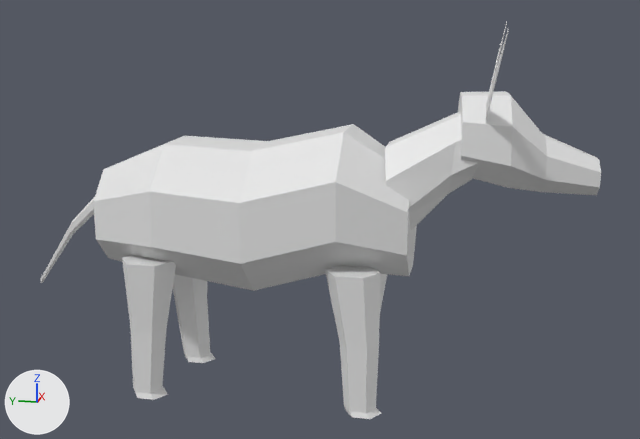
Before and after pictures for a commit that changed the OBJ model data/animals/boi/eat/4.obj.
Camera for both pictures: a 50 mm camera at (-3.29, -0.89, 1.52) aimed at (0.02, -0.23, 0.7). The axes (+X, +Y, +Z) are drawn at lower left. The lights are the same throughout. The older version comes first. Where no turn or scale is listed for an object, it has been applied to the vertices.

Objects in the first picture: 'boi_eat_4'.
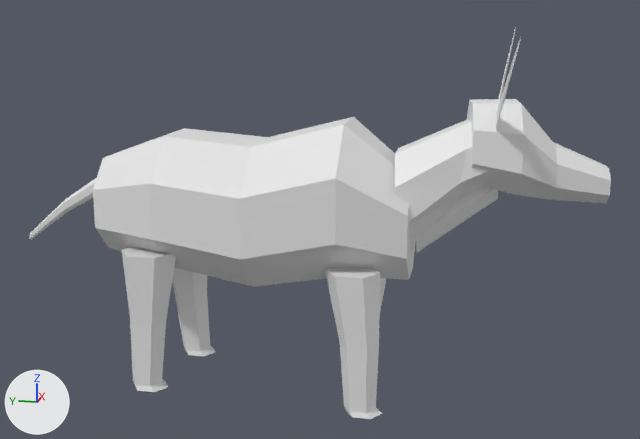
The change, as a diff of the scene's bpy script:
```diff
--- a/data/animals/boi/eat/4.obj.py
+++ b/data/animals/boi/eat/4.obj.py
@@ me_boi_eat_4 @@
 # used by ob_boi_eat_4; location = (0.0, 0.0, 0.0)
-me_boi_eat_4.from_pydata(...)  # 266 vertices, 492 faces; spans x -0.52..0.55, y -1.27..0.93, z 0.0..1.45
+me_boi_eat_4.from_pydata(...)  # 278 vertices, 512 faces; spans x -0.52..0.56, y -1.31..0.97, z 0.0..1.42
+# me_boi_eat_4 part 1: the loose piece of 26 vertices spanning x -0.28..-0.11, y 0.29..0.51, z 0.0..0.56 is moved by (0.0, 0.0, 0.03)
+# me_boi_eat_4 part 2: the loose piece of 26 vertices spanning x 0.11..0.28, y 0.27..0.51, z 0.0..0.56 is moved by (0.0, 0.0, 0.03)
+# me_boi_eat_4 part 3: the loose piece of 26 vertices spanning x -0.16..0.16, y -0.91..-0.49, z 0.64..1.17 is moved by (0.0, -0.04, -0.03)
+# me_boi_eat_4 part 4: the loose piece of 34 vertices spanning x -0.15..0.2, y -1.27..-0.74, z 0.83..1.2 is moved by (0.01, -0.04, -0.03)
+# me_boi_eat_4 part 5: the loose piece of 20 vertices spanning x -0.52..-0.09, y -0.91..-0.85, z 1.1..1.45 is moved by (0.0, -0.04, -0.03)
+# me_boi_eat_4 part 6: the loose piece of 20 vertices spanning x 0.12..0.55, y -0.91..-0.85, z 1.1..1.45 is moved by (0.0, -0.04, -0.03)
+# me_boi_eat_4 part 7: the loose piece of 42 vertices spanning x -0.3..0.3, y -0.6..0.62, z 0.44..1.06 is rebuilt with 42 vertices and now spans x -0.3..0.3, y -0.59..0.62, z 0.45..1.09
+# me_boi_eat_4 part 8: the loose piece of 20 vertices spanning x -0.07..0.03, y 0.6..0.93, z 0.38..0.86 is rebuilt with 20 vertices and now spans x -0.07..0.03, y 0.62..0.97, z 0.57..0.87
+# me_boi_eat_4 part 9
+# 12 vertices are added at x -0.04..0.04, y -0.91..-0.61, z 0.59..0.92
+# 20 new faces join them
+# other edits to the shape of me_boi_eat_4 do not show in these pictures
```

Boxes [x1, y1, x2, y2] around the edits, measured in the pictures (640 x 439 px; the box of a moved part takes in the faces that stretch with it):
'boi_eat_4', reshaped
    before: [40, 22, 601, 419]
    after: [29, 28, 611, 419]
part 1 of me_boi_eat_4, moved or reshaped
    before: [122, 255, 176, 400]
    after: [122, 247, 176, 392]
part 2 of me_boi_eat_4, moved or reshaped
    before: [173, 275, 215, 363]
    after: [172, 267, 216, 356]
part 3 of me_boi_eat_4, moved or reshaped
    before: [385, 112, 478, 230]
    after: [395, 119, 488, 246]
part 4 of me_boi_eat_4, moved or reshaped
    before: [458, 91, 601, 195]
    after: [467, 99, 611, 203]
part 5 of me_boi_eat_4, moved or reshaped
    before: [486, 27, 509, 121]
    after: [496, 36, 521, 129]
part 6 of me_boi_eat_4, moved or reshaped
    before: [489, 22, 507, 92]
    after: [498, 28, 516, 99]
part 7 of me_boi_eat_4, rebuilt
    before: [93, 124, 417, 291]
    after: [93, 117, 415, 287]
part 8 of me_boi_eat_4, rebuilt
    before: [40, 197, 95, 283]
    after: [29, 178, 96, 240]
part 9 of me_boi_eat_4, added
    after: [416, 186, 499, 252]
